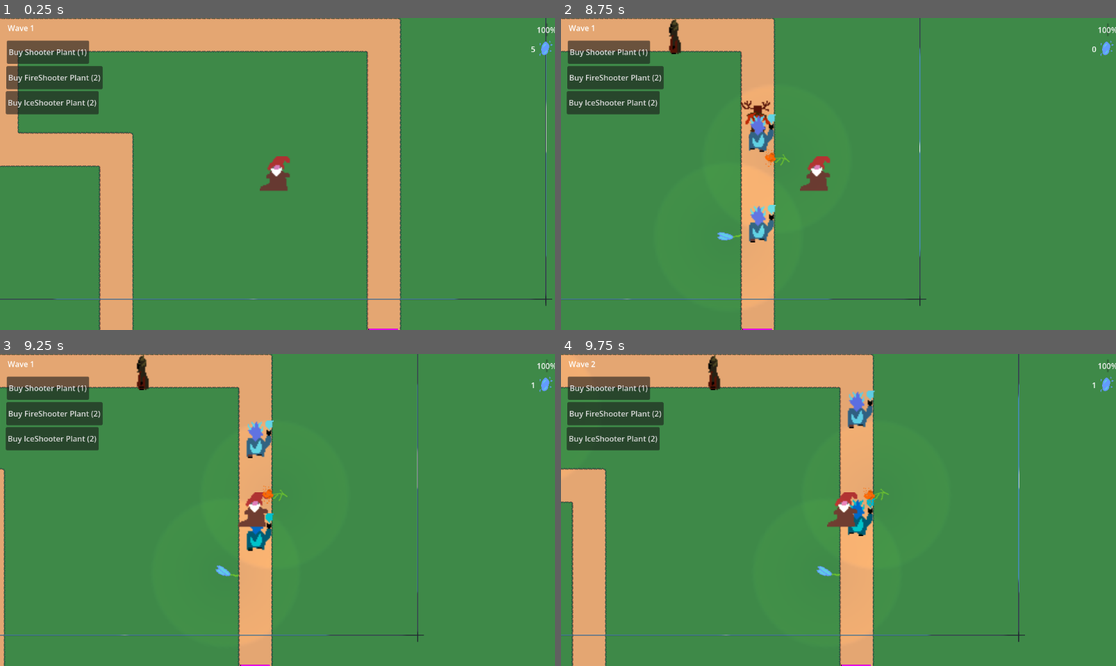
Above: before the commit, frames 1-4 (two rows, left to right).
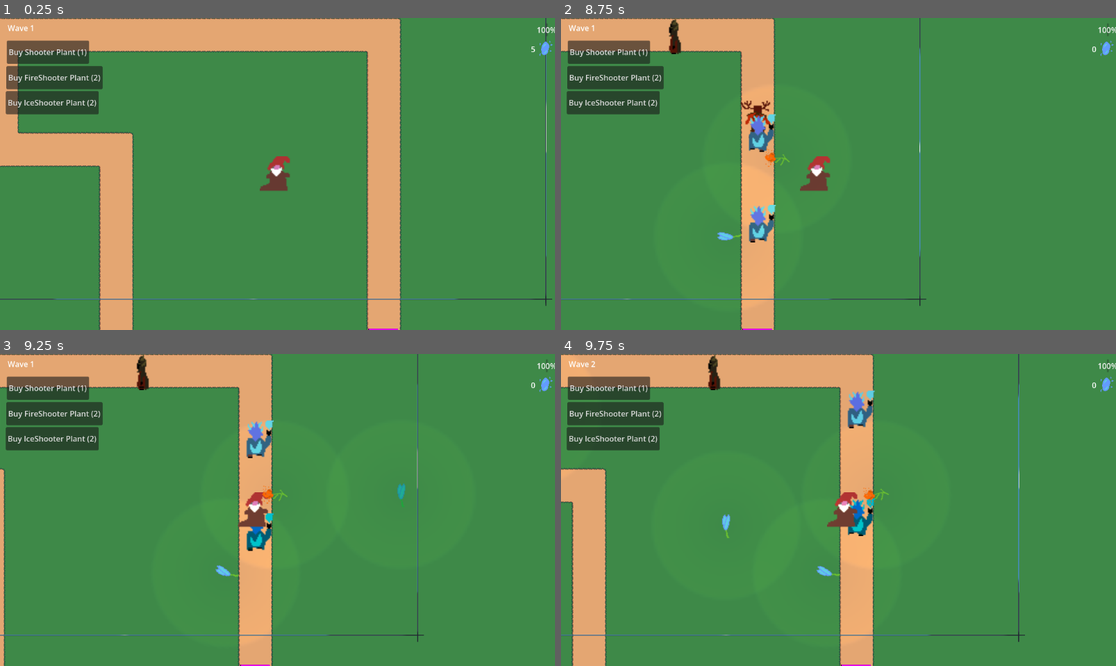
Above: after the commit, the same moments.

Repository: AdrenalineGhost/GameJam2026
Game: Godot game, scene res://world/levels/test_scene.tscn
The game is run twice, just before and just after one commit, with the same random seed, the same clock (stepped at 60 frames per second) and the same inputs. The engine's default icon, where the game draws it, is replaced by a stand-in: a white triangle on a blue panel in a dark square.
Inputs (mouse positions are in pixels of both pictures, inside the frame that each line leads up to):
- Up to frame 1 (0.25 s): no input
- Up to frame 2 (8.75 s): click "Buy Shooter Plant (1)" at 0.5 s; click "Buy FireShooter Plant (2)" at 1.25 s; click "Buy IceShooter Plant (2)" at 2 s; tap Enter (ui_accept) at 2.75, 3.02, 3.77, 5.27, 6.02, 6.77, 8.27 s; move the mouse to (960, 158) at 2.77 s; hold D (Move Right) 2.78-4.28 s; click (960, 158) at 2.92 s; move the mouse to (727, 189) at 3.52 s; move the mouse to (894, 105) at 4.27 s; hold A (Move Left) 4.28-5.03 s; move the mouse to (810, 236) at 5.02 s; hold D (Move Right) 5.03-6.53 s; click (810, 236) at 5.17 s; move the mouse to (1005, 220) at 5.77 s; move the mouse to (672, 127) at 6.52 s; hold A (Move Left) 6.53-7.28 s; move the mouse to (866, 174) at 7.27 s; hold D (Move Right) 7.28-8.03 s; click (866, 174) at 7.42 s; move the mouse to (755, 96) at 8.02 s; hold A (Move Left) from 8.03 s (still down)
- Up to frame 3 (9.25 s): keep holding A (Move Left); move the mouse to (399, 494) at 8.77 s; tap Enter (ui_accept) at 9.02 s
- Up to frame 4 (9.75 s): move the mouse to (727, 525) at 9.52 s; release A (Move Left) at 9.53 s; hold D (Move Right) from 9.53 s (still down); click (727, 525) at 9.67 s

Frames 1-2 are identical in both runs. In frame 3, less than 0.1% of the frame differs, in the area x 71-97%, y 9-49%; in frame 4, less than 0.1%, in the area x 29-97%, y 9-60%.

Commit message:
wallet fix

Diff:
--- a/game_jam_2026/entities/enemies/super_path.gd
+++ b/game_jam_2026/entities/enemies/super_path.gd
@@ -15,7 +15,7 @@
 # Called every frame. 'delta' is the elapsed time since the previous frame.
 func _process(delta: float) -> void:
 	if (self.get_child(0).health <= 0):
-		Wallet.addMoney(1)
+		Wallet.addMoney(money)
 		death.emit(self, money)
 	loop_movement(delta)
 
